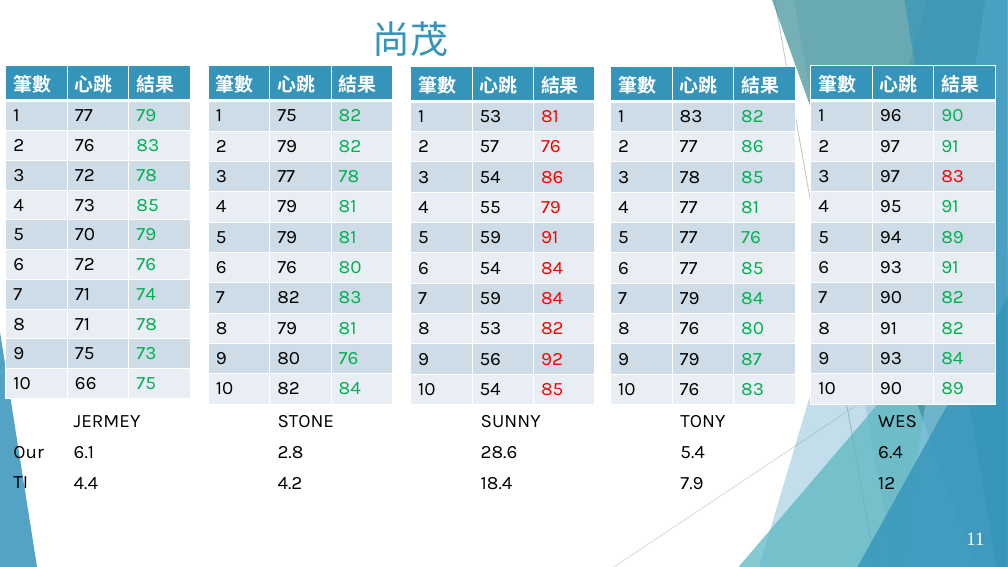
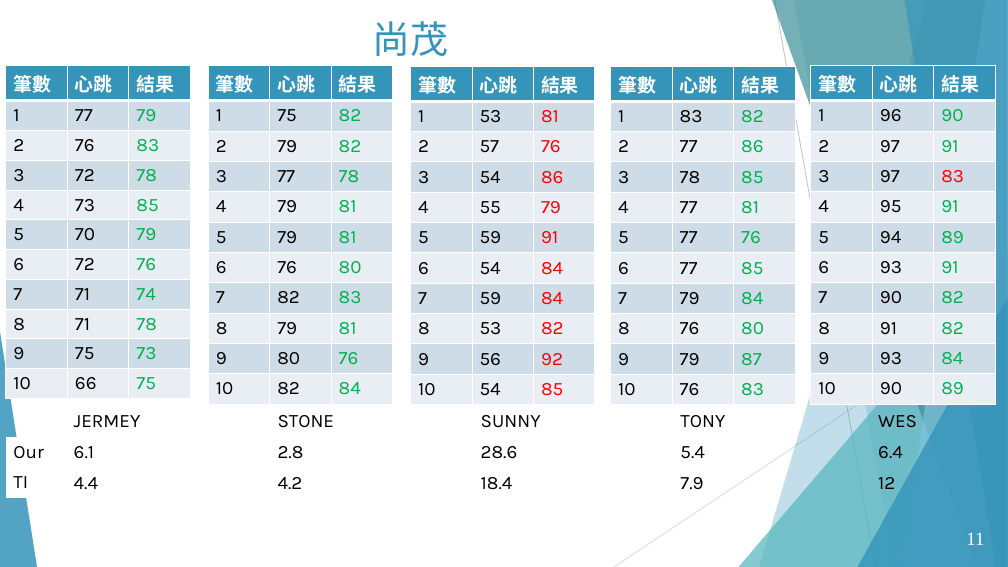
Before and after one commit to ananzeng/mmwave_vsd, a slide deck: slide 11 of 資料庫分析.pptx. Drawn at 1008x567 pixels with LibreOffice and Linux fonts; fonts in the diff are those of the drawing; background and template pictures are left out. Boxes give left, top, right and bottom in pixels: in the first picture for what was removed or moved away, otherwise in the second. Text is boxed around its words. In the diff, an @@ line names an element or a change of style, - is before the commit and + after.

```diff
--- a/資料庫分析.pptx
+++ b/資料庫分析.pptx
@@ table at (6,407,1008,499) @@
@@ fill none to #FFFFFF in 2 cells @@
```
Also in this commit, not shown: 1 other slide changed, 1 slide added, 15 other files.
